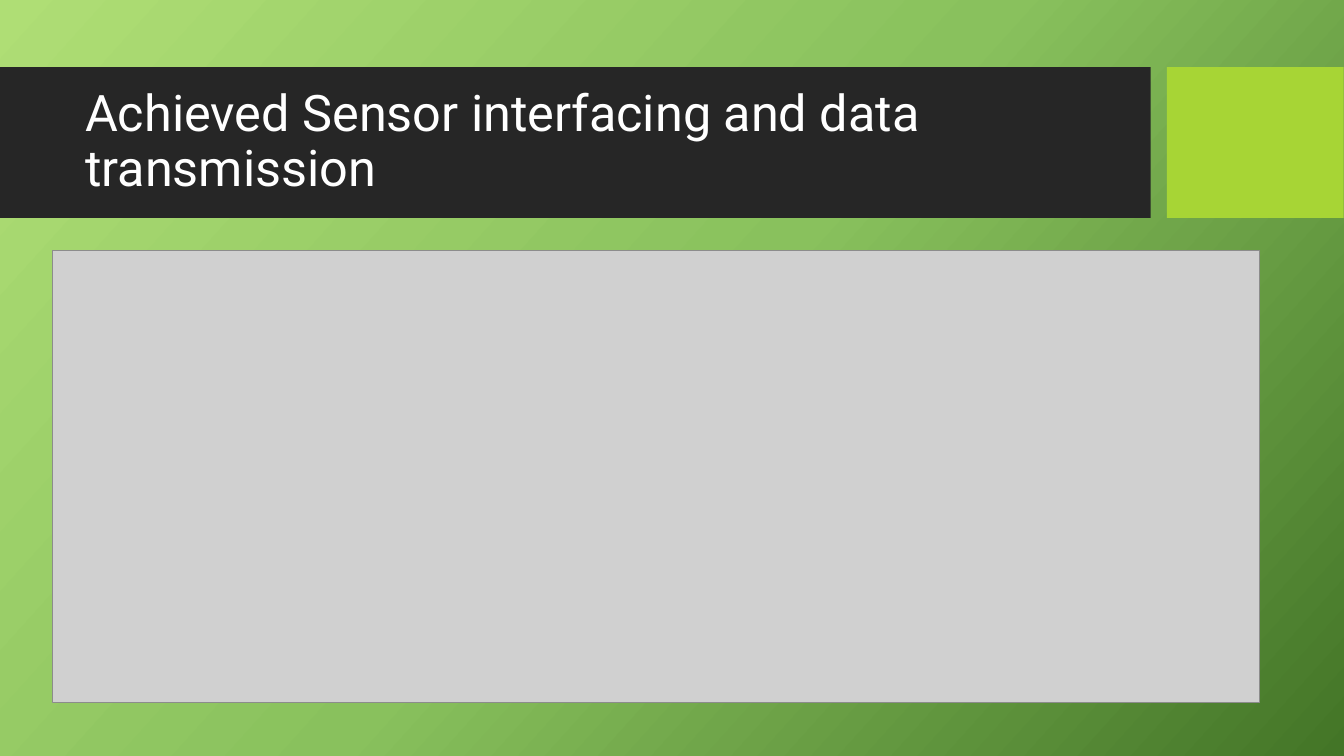
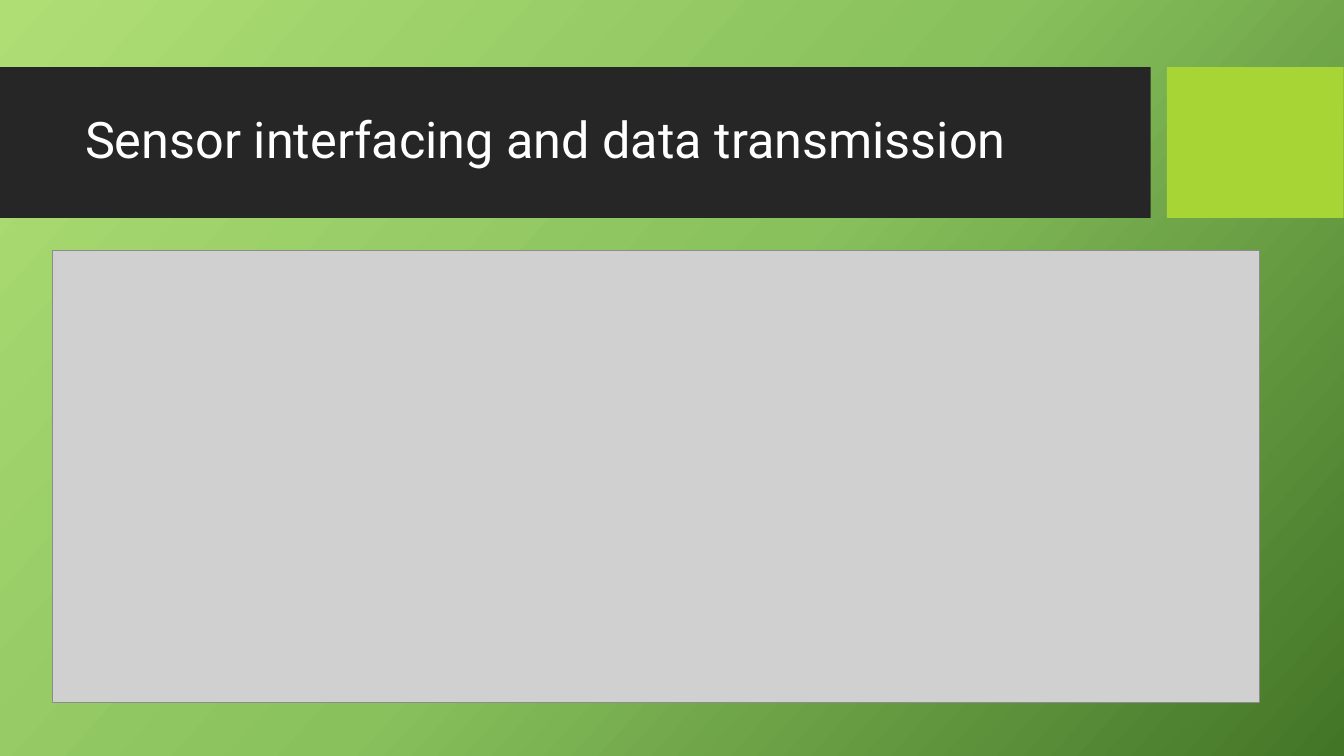
Before and after one commit to Haz-IQ/Precise-Agriculture, a slide deck: slide 16 of Presentation PA.pptx. Drawn at 1344x756 pixels with LibreOffice and Linux fonts; fonts in the diff are those of the drawing; grey boxes stand for pictures; background and template pictures are left out. Boxes give left, top, right and bottom in pixels: in the first picture for what was removed or moved away, otherwise in the second. Text is boxed around its words. In the diff, an @@ line names an element or a change of style, - is before the commit and + after.

```diff
--- a/Presentation PA.pptx
+++ b/Presentation PA.pptx
@@ title at <box>85,119,1006,169</box>: text changed @@
-Achieved Sensor interfacing and data transmission
+Sensor interfacing and data transmission
```
Also in this commit, not shown: 3 other slides changed, 2 slides added, 1 slide removed.
